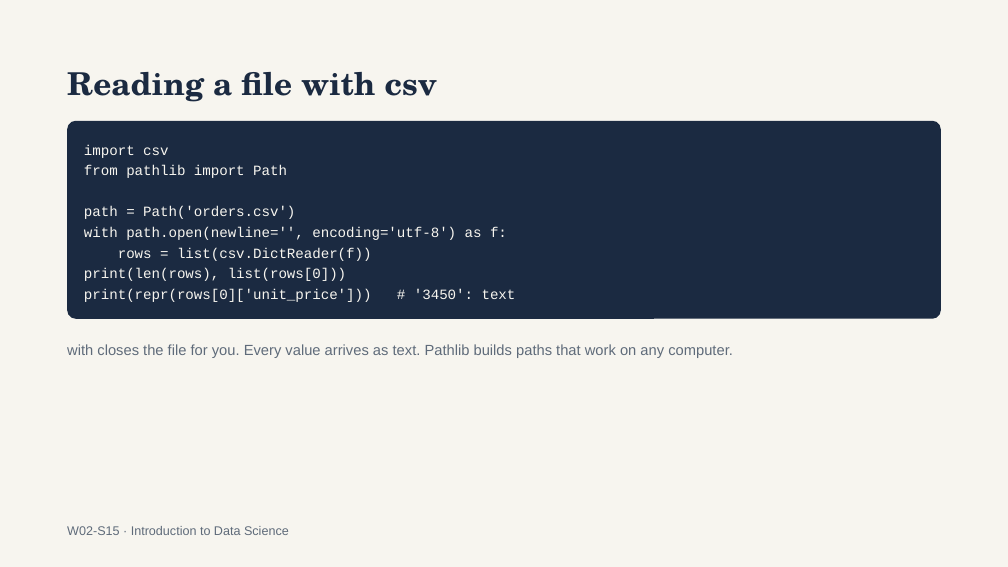
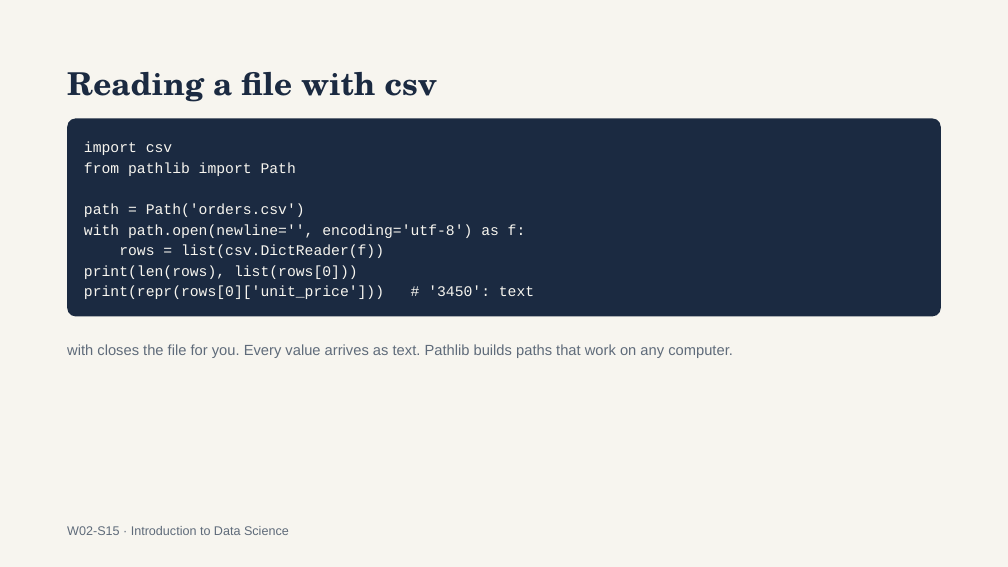
Before and after one commit to a6dulrauf/introduction-to-data-science-fall26, a slide deck: slide 15 of week 2/Intro to Data Science — Week 2 Python for Data Work.pptx. Drawn at 1008x567 pixels with LibreOffice and Linux fonts; fonts in the diff are those of the drawing. Boxes give left, top, right and bottom in pixels: in the first picture for what was removed or moved away, otherwise in the second. Text is boxed around its words. In the diff, an @@ line names an element or a change of style, - is before the commit and + after.

```diff
--- a/week 2/Intro to Data Science — Week 2 Python for Data Work.pptx
+++ b/week 2/Intro to Data Science — Week 2 Python for Data Work.pptx
@@ rounded rectangle "import csv" at (67, 119, 941, 317): size 13.5 to 14 pt @@
```
Also in this commit, not shown: 4 other slides changed.
